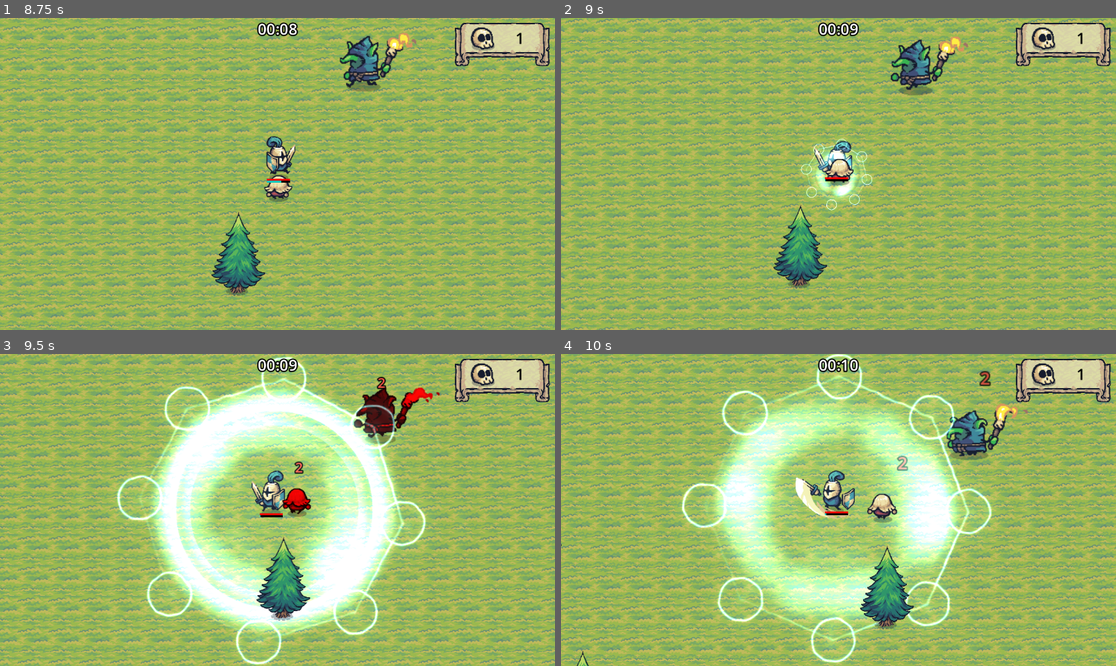
Above: before the commit, frames 1-4 (two rows, left to right).
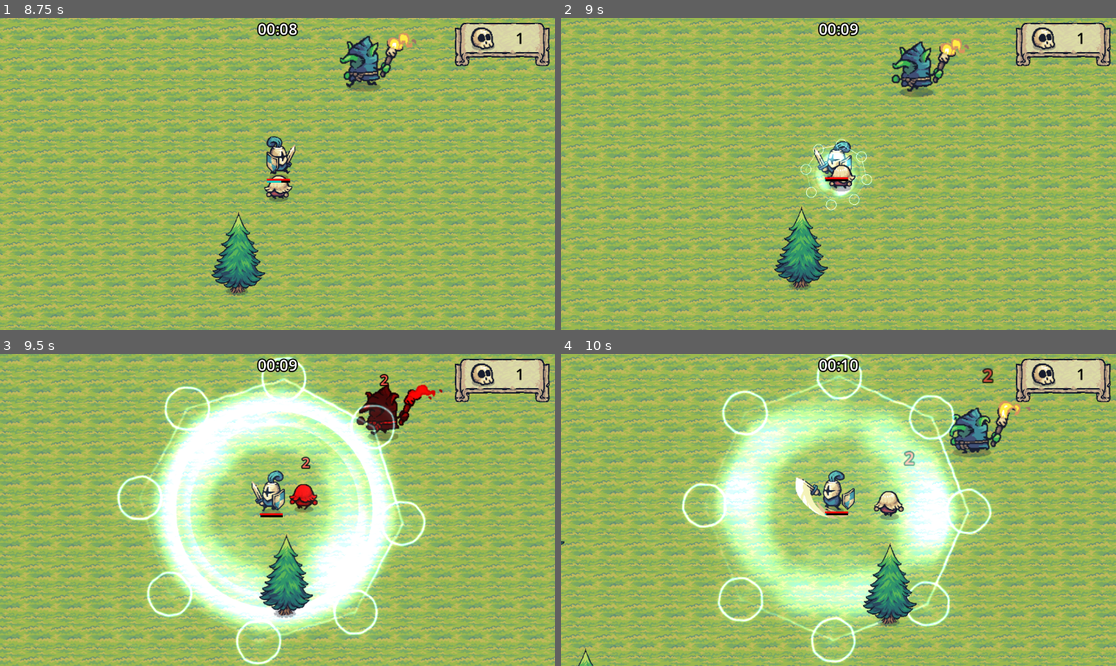
Above: after the commit, the same moments.

Repository: GracilianoOG/godot-dio-tiny-swords
Game: Godot game, scene res://main.tscn
The game is run twice, just before and just after one commit, with the same random seed, the same clock (stepped at 60 frames per second) and the same inputs.
Inputs (mouse positions are in pixels of both pictures, inside the frame that each line leads up to):
- Up to frame 1 (8.75 s): move the mouse to (249, 236) at 0.52 s; hold W (move_up) 0.53-2.03 s; click (249, 236) at 0.6 s; move the mouse to (444, 220) at 1.27 s; tap F (special) every 1.5 s from 1.35 to 7.35 s; move the mouse to (111, 127) at 2.02 s; hold A (move_left) 2.03-3.53 s; click (111, 127) at 2.1 s; move the mouse to (305, 174) at 2.77 s; move the mouse to (194, 96) at 3.52 s; hold S (move_down) 3.53-4.28 s; click (194, 96) at 3.6 s; move the mouse to (399, 158) at 4.27 s; hold D (move_right) 4.28-5.03 s; move the mouse to (166, 189) at 5.02 s; hold W (move_up) 5.03-5.78 s; click (166, 189) at 5.1 s; move the mouse to (333, 105) at 5.77 s; hold D (move_right) 5.78-8.03 s; move the mouse to (249, 236) at 6.52 s; click (249, 236) at 6.6 s; move the mouse to (444, 220) at 7.27 s; move the mouse to (111, 127) at 8.02 s; hold S (move_down) from 8.03 s (still down); click (111, 127) at 8.1 s
- Up to frame 2 (9 s): move the mouse to (866, 174) at 8.77 s; release S (move_down) at 8.78 s; hold A (move_left) from 8.78 s (still down); tap F (special) at 8.85 s
- Up to frame 3 (9.5 s): keep holding A (move_left)
- Up to frame 4 (10 s): move the mouse to (755, 432) at 9.52 s; release A (move_left) at 9.53 s; hold W (move_up) from 9.53 s (still down); click (755, 432) at 9.6 s

Frame 1 is identical in both runs. In frame 2, 52% of the frame differs, in the area x 0-100%, y 0-100%; in frame 3, 51%; in frame 4, 56%.

Commit message:
Change collision shape to circle

Diff:
--- a/enemies/pawn.tscn
+++ b/enemies/pawn.tscn
@@ -56,9 +56,8 @@
 "speed": 10.0
 }]
 
-[sub_resource type="CapsuleShape2D" id="CapsuleShape2D_m5ncg"]
-radius = 9.0
-height = 36.0
+[sub_resource type="CircleShape2D" id="CircleShape2D_5mumi"]
+radius = 14.0
 
 [node name="Pawn" type="CharacterBody2D" groups=["enemies"]]
 motion_mode = 1
@@ -76,9 +75,9 @@
 frame_progress = 0.492013
 
 [node name="CollisionShape2D" type="CollisionShape2D" parent="."]
-position = Vector2(2, -6)
+position = Vector2(1, -14)
 rotation = -1.57079
-shape = SubResource("CapsuleShape2D_m5ncg")
+shape = SubResource("CircleShape2D_5mumi")
 
 [node name="FollowPlayer" type="Node" parent="."]
 script = ExtResource("1_q8mw6")
